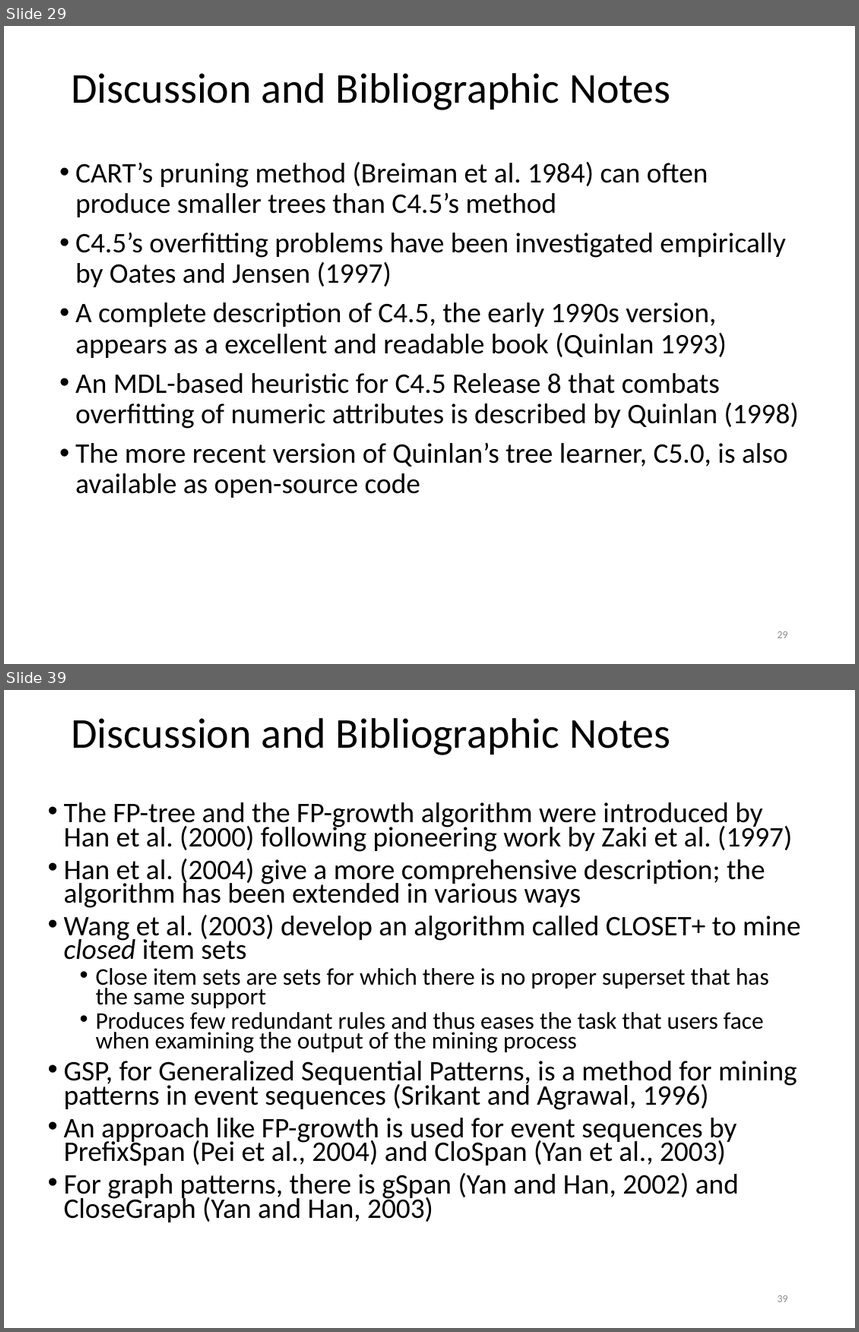
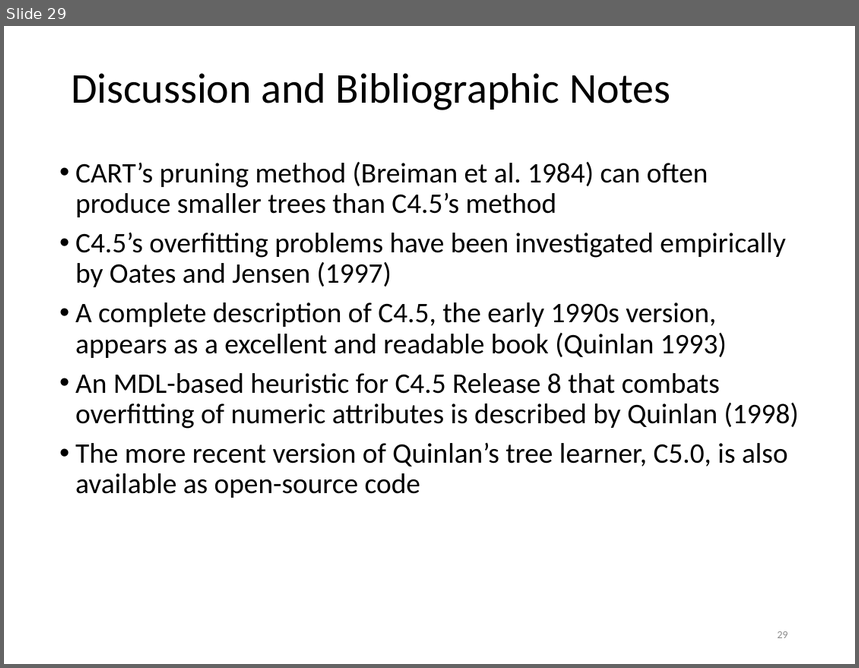
Before and after one commit to khaledmrasheed/khaledmrasheed.github.io, a slide deck: DMcourse/Chapter6.pptx. Shown one above the other, each under a label of ours: slides 29 and 39 before the commit, slide 29 after it; the slides between them are not shown. The pictures are 859x1332 and 859x668 pixels, drawn with LibreOffice and Linux fonts; fonts in the diff are those of the drawing. Boxes give left, top, right and bottom in pixels: in the first picture for what was removed or moved away, otherwise in the second. Text is boxed around its words. In the diff, an @@ line names an element or a change of style, - is before the commit and + after.

```diff
--- a/DMcourse/Chapter6.pptx
+++ b/DMcourse/Chapter6.pptx
@@ slide 39 removed at [4, 690, 855, 1328], background #FFFFFF @@
@@ title removed at [71, 718, 671, 755] @@
-Discussion and Bibliographic Notes
@@ text removed at [64, 802, 801, 1223] @@
-• The FP-tree and the FP-growth algorithm were introduced by Han et al. (2000) following pioneering work by Zaki et al. (1997)
-• Han et al. (2004) give a more comprehensive description; the algorithm has been extended in various ways
-• Wang et al. (2003) develop an algorithm called CLOSET+ to mine closed item sets
-  • Close item sets are sets for which there is no proper superset that has the same support
-  • Produces few redundant rules and thus eases the task that users face when examining the output of the mining process
-• GSP, for Generalized Sequential Patterns, is a method for mining patterns in event sequences (Srikant and Agrawal, 1996)
-• An approach like FP-growth is used for event sequences by PrefixSpan (Pei et al., 2004) and CloSpan (Yan et al., 2003)
-• For graph patterns, there is gSpan (Yan and Han, 2002) and CloseGraph (Yan and Han, 2003)
@@ page number removed at [778, 1296, 788, 1303] @@
-39
```
Also in this commit, not shown: 9 other slides removed.
